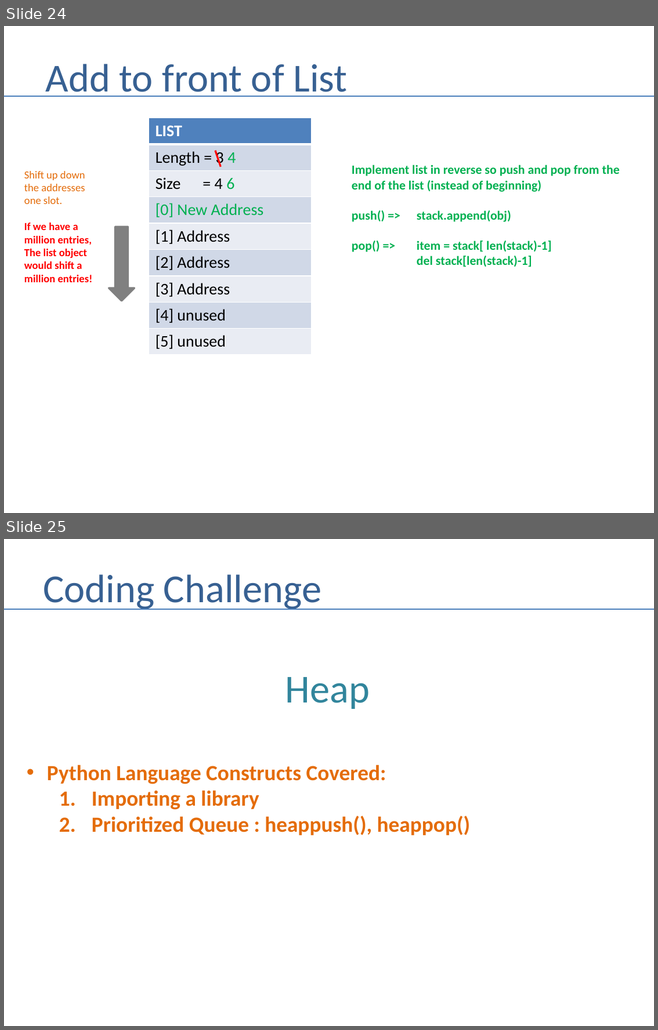
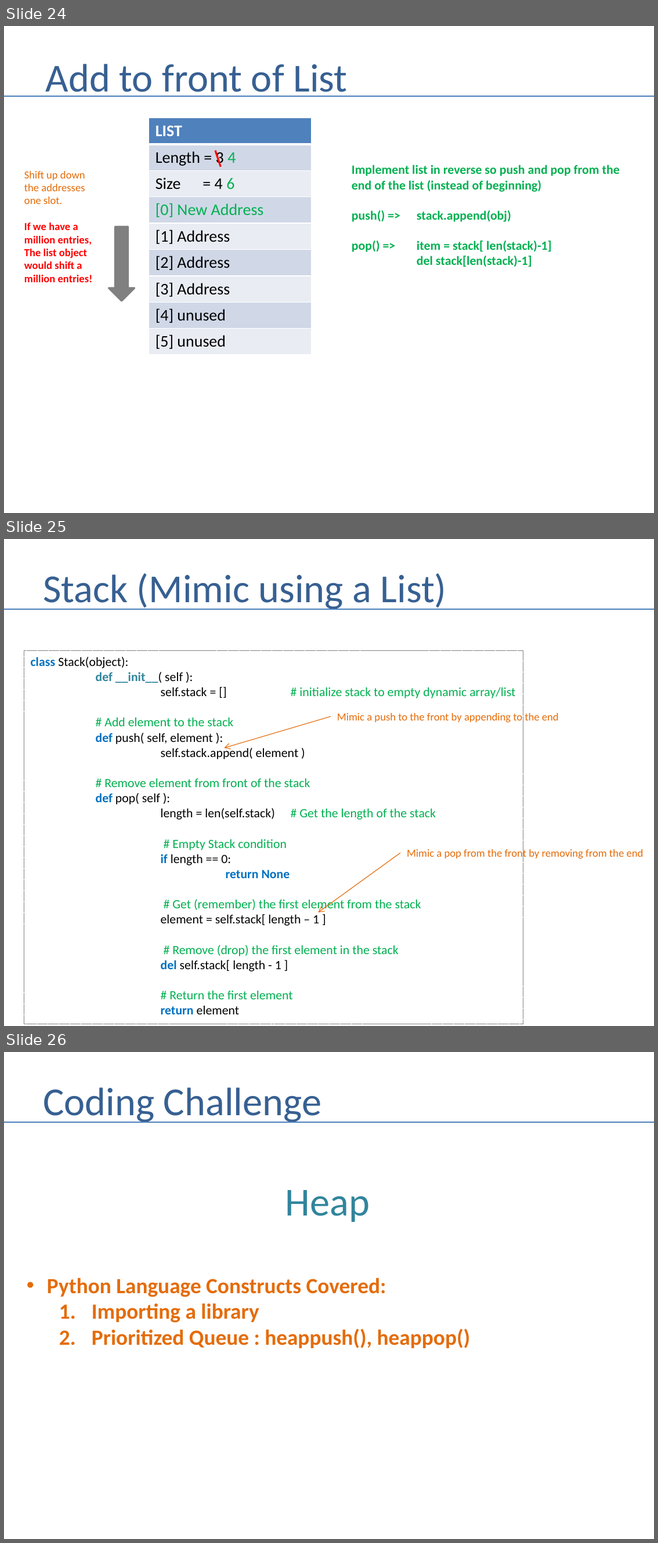
Before and after one commit to andrewferlitsch/Portland-Data-Science-Group, a slide deck: Presentations/Whiteboarding.pptx. Shown one above the other, each under a label of ours: slides 24 and 25 before the commit, slides 24, 25 and 26 after it. The pictures are 658x1030 and 658x1543 pixels, drawn with LibreOffice and Linux fonts; fonts in the diff are those of the drawing. Boxes give left, top, right and bottom in pixels: in the first picture for what was removed or moved away, otherwise in the second. Text is boxed around its words. In the diff, an @@ line names an element or a change of style, - is before the commit and + after.

Commit message:
improves to stack examples

```diff
--- a/Presentations/Whiteboarding.pptx
+++ b/Presentations/Whiteboarding.pptx
@@ slide 25 added at <box>4,539,654,1026</box>, background #FFFFFF @@
@@ title added at <box>43,573,447,610</box>, 44 pt, text #376092 @@
+Stack (Mimic using a List)
@@ line added from (4, 609) to (654, 609), #4B7EBC 1.5 pt @@
@@ rectangle added at <box>24,650,523,1024</box>, outline #808080 0.75 pt dashed, 14 pt, text #00B050 @@
+class Stack(object):
+def __init__( self ):
+self.stack = [] # initialize stack to empty dynamic array/list
+# Add element to the stack
+def push( self, element ):
+self.stack.append( element )
+# Remove element from front of the stack
+def pop( self ):
+length = len(self.stack) # Get the length of the stack
+# Empty Stack condition
+if length == 0:
+return None
+# Get (remember) the first element from the stack
+element = self.stack[ length – 1 ]
+# Remove (drop) the first element in the stack
+del self.stack[ length - 1 ]
+# Return the first element
+return element
@@ arrow added from (331, 716) to (224, 748), #E46C0A 0.75 pt @@
@@ text added at <box>337,713,558,723</box>, 12 pt, text #E46C0A @@
+Mimic a push to the front by appending to the end
@@ text added at <box>407,848,643,860</box>, 12 pt, text #E46C0A @@
+Mimic a pop from the front by removing from the end
@@ arrow added from (400, 853) to (318, 913), #E46C0A 0.75 pt @@
@@ what was slide 25 is now slide 26 @@
```
Also in this commit, not shown: 1 other file.
